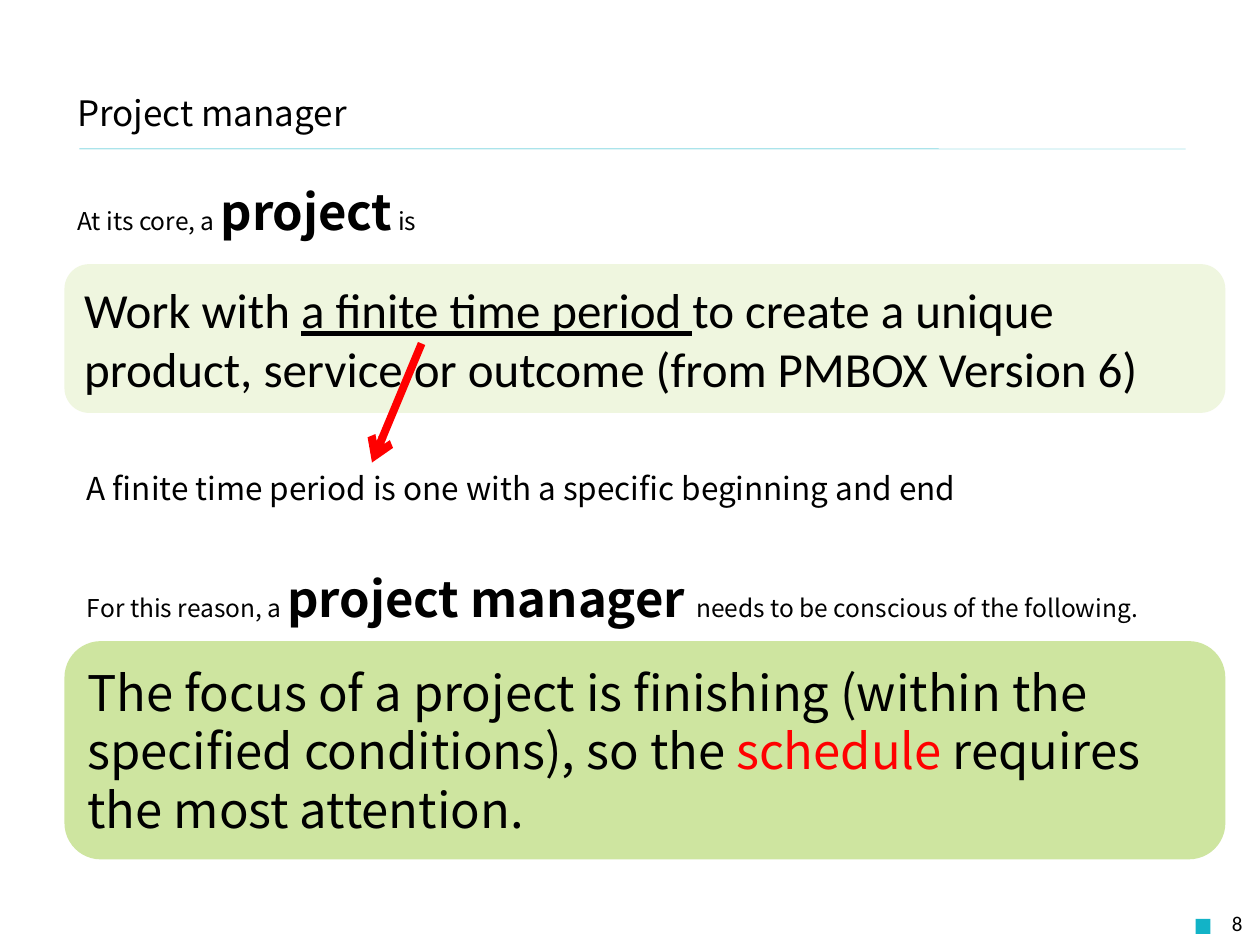
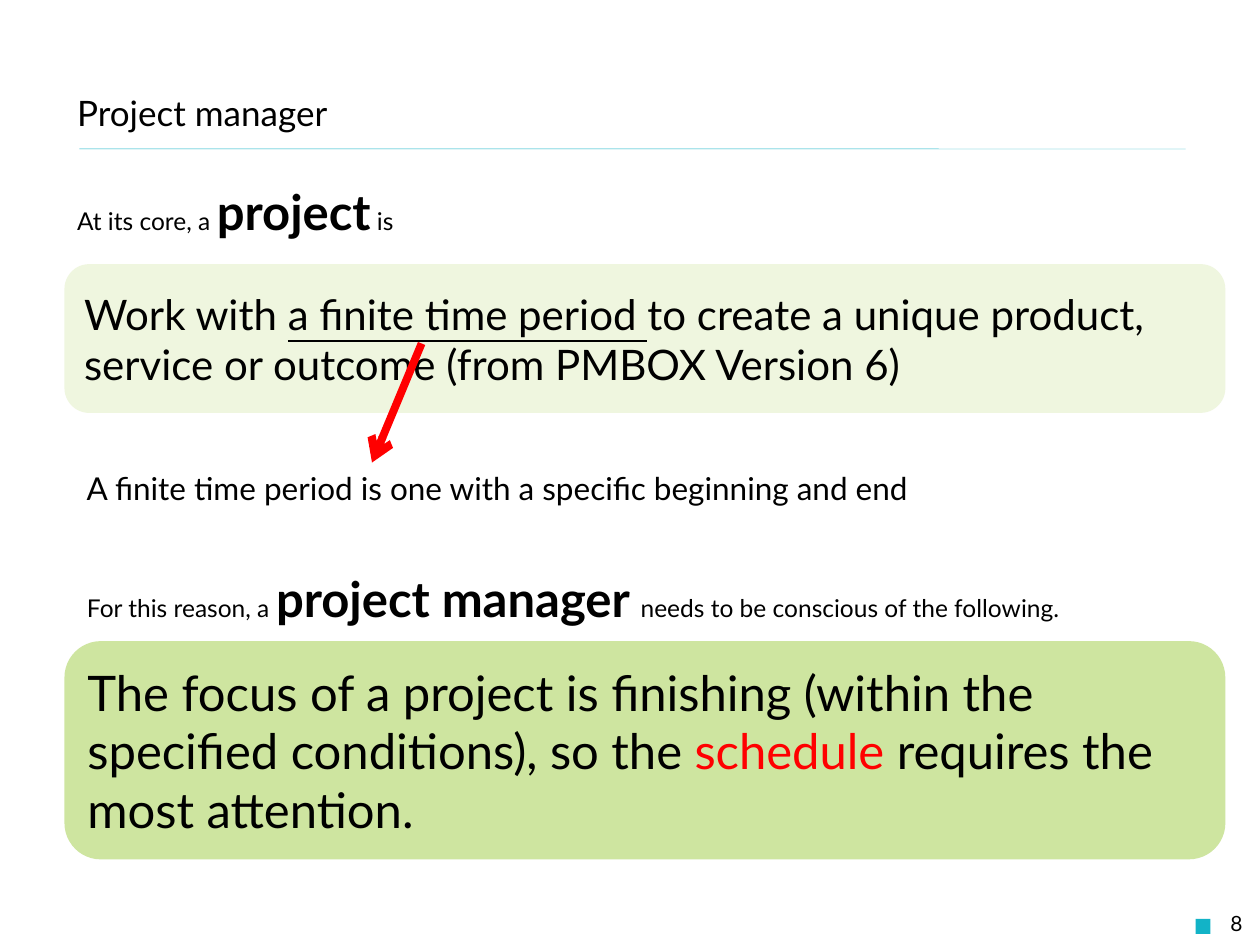
Before and after one commit to Fintan-contents/role-of-product-owner, a slide deck: slide 8 of en/docs/Role_of_product_owners.pptx. Drawn at 1260x945 pixels with LibreOffice and Linux fonts; fonts in the diff are those of the drawing; background and template pictures are left out. Boxes give left, top, right and bottom in pixels: in the first picture for what was removed or moved away, otherwise in the second. Text is boxed around its words. In the diff, an @@ line names an element or a change of style, - is before the commit and + after.

```diff
--- a/en/docs/Role_of_product_owners.pptx
+++ b/en/docs/Role_of_product_owners.pptx
@@ rounded rectangle "Work with a finite time ..." at <box>64,265,1225,413</box>: size 28 to 24 pt, font Calibri to Lato @@
@@ font Noto Sans CJK JP to Lato in 5 elements at <box>77,100,327,133</box>, <box>77,193,393,239</box>, <box>87,476,908,506</box>, <box>64,641,1225,859</box>, <box>87,580,1059,626</box> @@
@@ page number at <box>1230,915,1242,931</box>: font Calibri to Lato @@
```
Also in this commit, not shown: 33 other slides changed, 1 other file.
